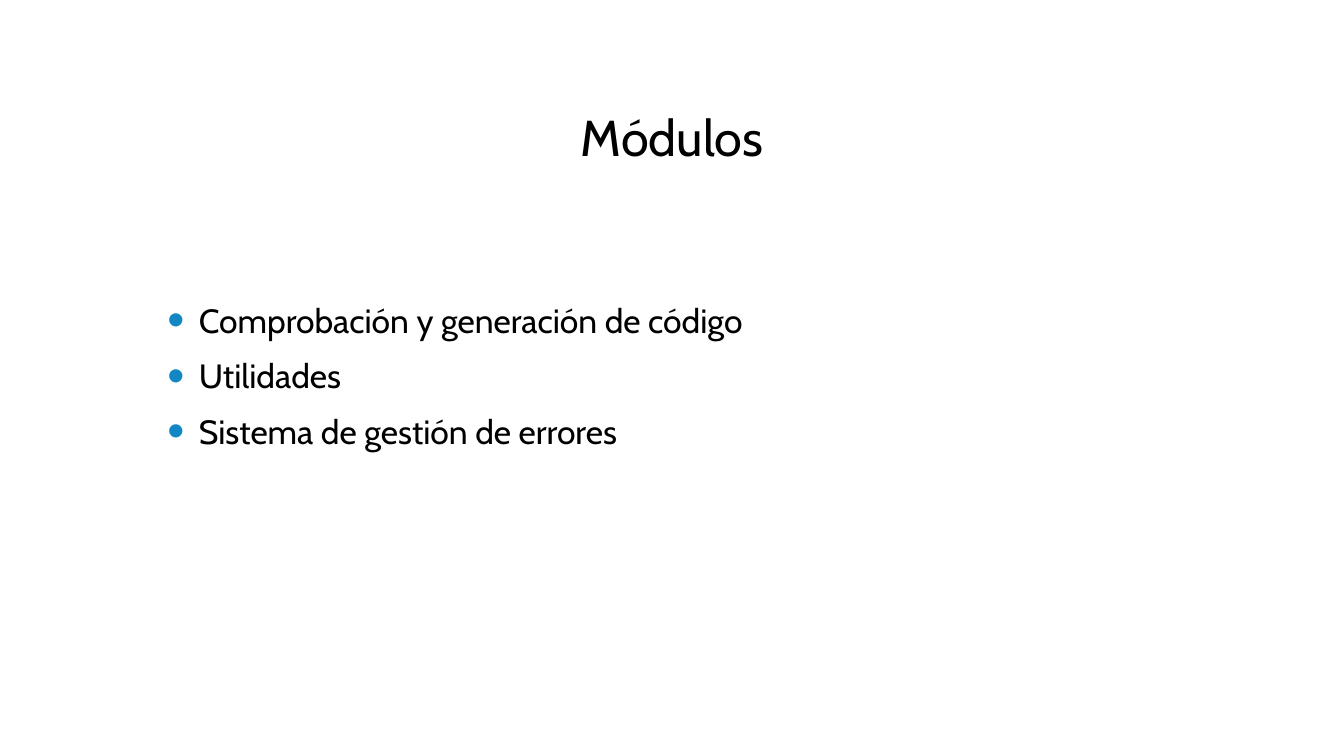
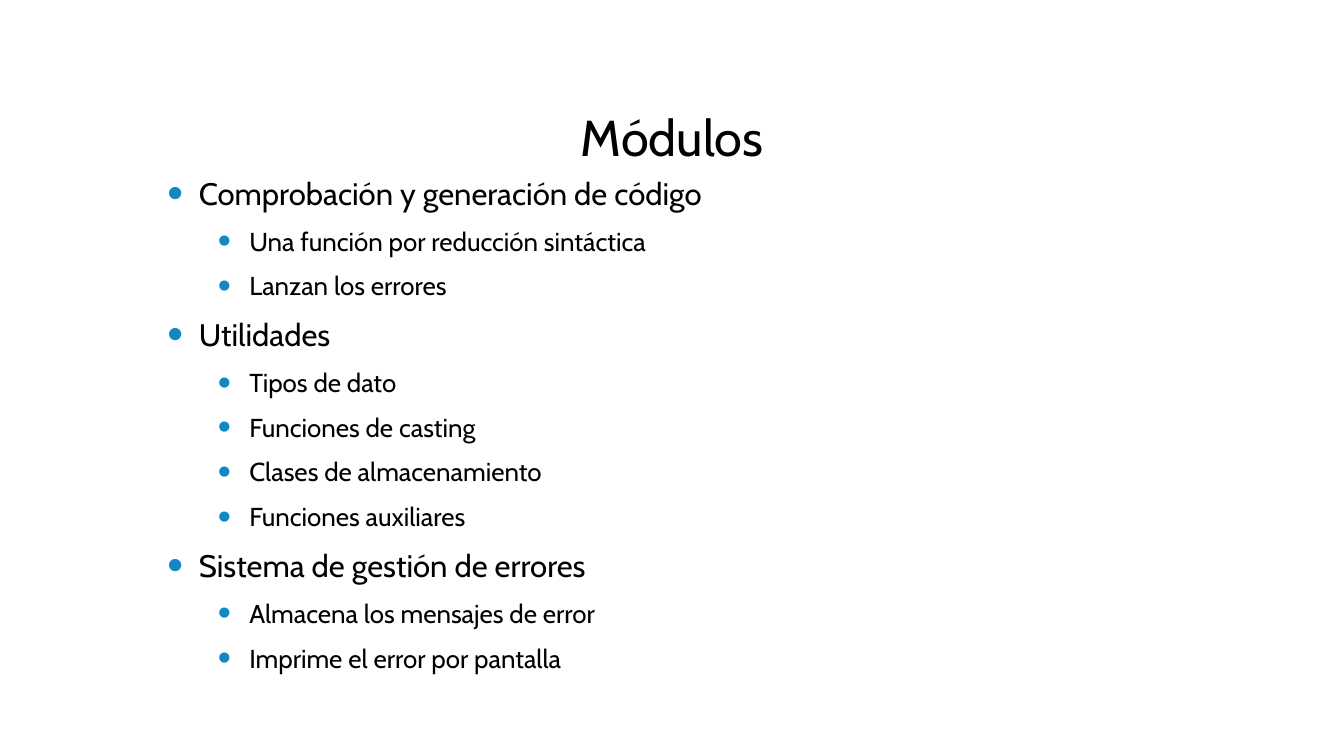
Before and after one commit to cesarpomar/Perldoop2-tfg, a slide deck: slide 16 of doc/Presentacion.pptx (slide 15 before the commit). Drawn at 1344x756 pixels with LibreOffice and Linux fonts; fonts in the diff are those of the drawing; background and template pictures are left out. Boxes give left, top, right and bottom in pixels: in the first picture for what was removed or moved away, otherwise in the second. Text is boxed around its words. In the diff, an @@ line names an element or a change of style, - is before the commit and + after.

```diff
--- a/doc/Presentacion.pptx
+++ b/doc/Presentacion.pptx
@@ text at (x1=199, y1=181, x2=701, y2=585): size 24 to 22.2 pt in "Comprobación y generación de código", "Utilidades", "Sistema de gestión de errores" @@
@@ text at (x1=249, y1=231, x2=646, y2=296): paragraphs added @@
+  • Una función por reducción sintáctica
+  • Lanzan los errores
@@ text at (x1=249, y1=372, x2=542, y2=527): paragraphs added @@
+  • Tipos de dato
+  • Funciones de casting
+  • Clases de almacenamiento
+  • Funciones auxiliares
@@ text at (x1=249, y1=603, x2=595, y2=673): paragraphs added @@
+  • Almacena los mensajes de error
+  • Imprime el error por pantalla
```
Also in this commit, not shown: 15 other slides changed, 1 slide added.
